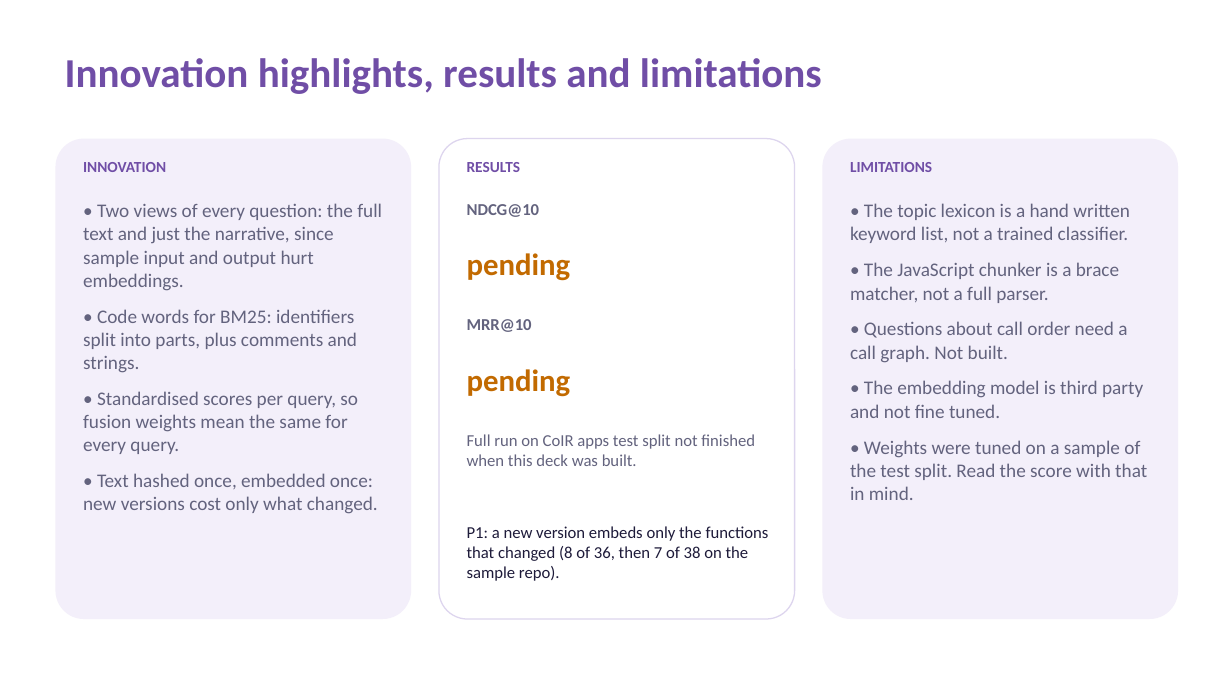
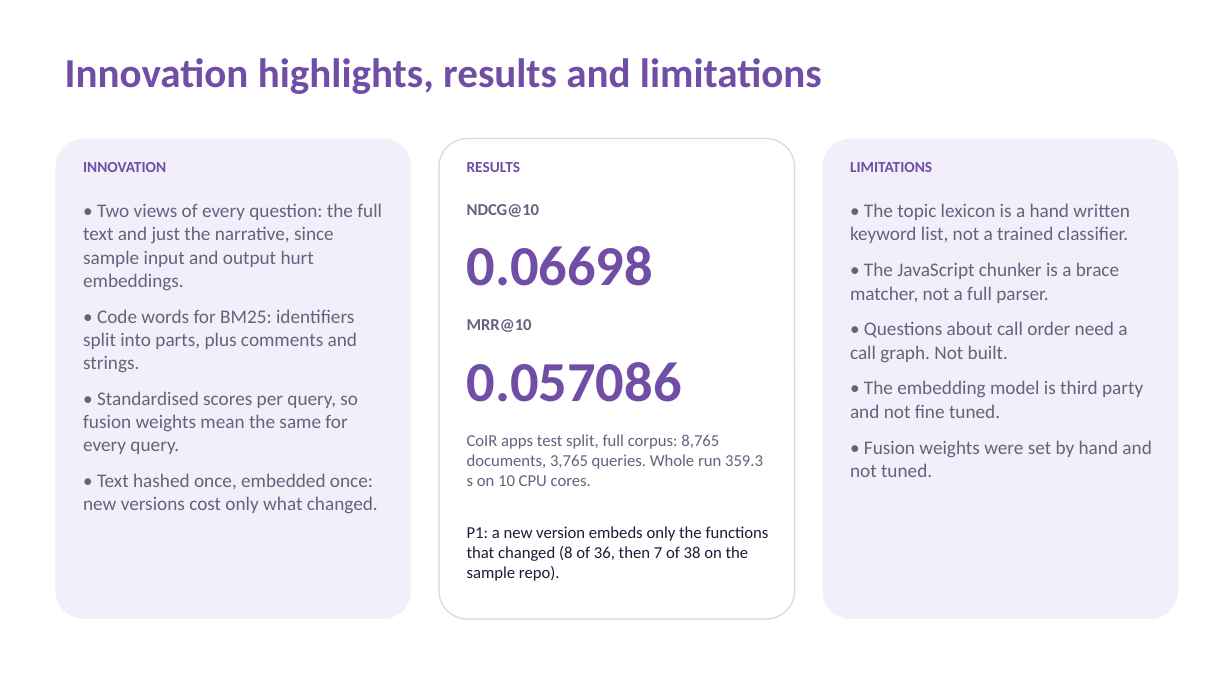
Before and after one commit to pj4real/prism-code-retrieval, a slide deck: slide 8 of submission/VITV_TeamName_Submission.pptx. Drawn at 1232x693 pixels with LibreOffice and Linux fonts; fonts in the diff are those of the drawing. Boxes give left, top, right and bottom in pixels: in the first picture for what was removed or moved away, otherwise in the second. Text is boxed around its words. In the diff, an @@ line names an element or a change of style, - is before the commit and + after.

Commit message:
Add bge-small benchmark result, resumable embedding cache, deck and README updates
- CachedEmbedder saves embeddings in slices so a stopped run resumes
- configs/default.json uses bge-small, the model behind the submitted result
- run_summary.json from the full CoIR apps run (NDCG@10 0.06698, MRR@10 0.057086)
- README results block and deck show exact values; weights stated as set by hand, not tuned
- demo_output.txt from the real model
- AI disclosure and deck name BAAI/bge-small-en-v1.5

```diff
--- a/submission/VITV_TeamName_Submission.pptx
+++ b/submission/VITV_TeamName_Submission.pptx
@@ text at (467, 246, 654, 286): text changed; size 24 to 44 pt; text colour #C26A00 to #704EA6 @@
-pending
+0.06698
@@ text at (467, 362, 682, 402): text changed; size 24 to 44 pt; text colour #C26A00 to #704EA6 @@
-pending
+0.057086
@@ text at (467, 434, 763, 486): text changed @@
-Full run on CoIR apps test split not finished when this deck was built.
+CoIR apps test split, full corpus: 8,765 documents, 3,765 queries. Whole run 359.3 s on 10 CPU cores.
@@ text at (850, 440, 1151, 477): text changed @@
-• Weights were tuned on a sample of the test split. Read the score with that in mind.
+• Fusion weights were set by hand and not tuned.
```
Also in this commit, not shown: 7 other slides changed, 9 other files.
